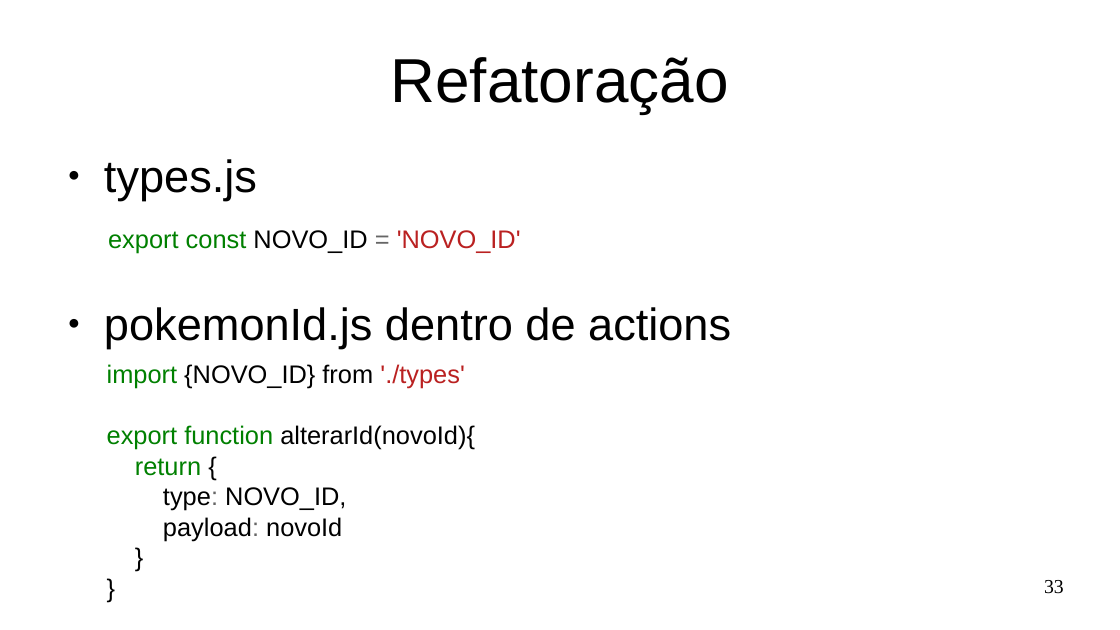
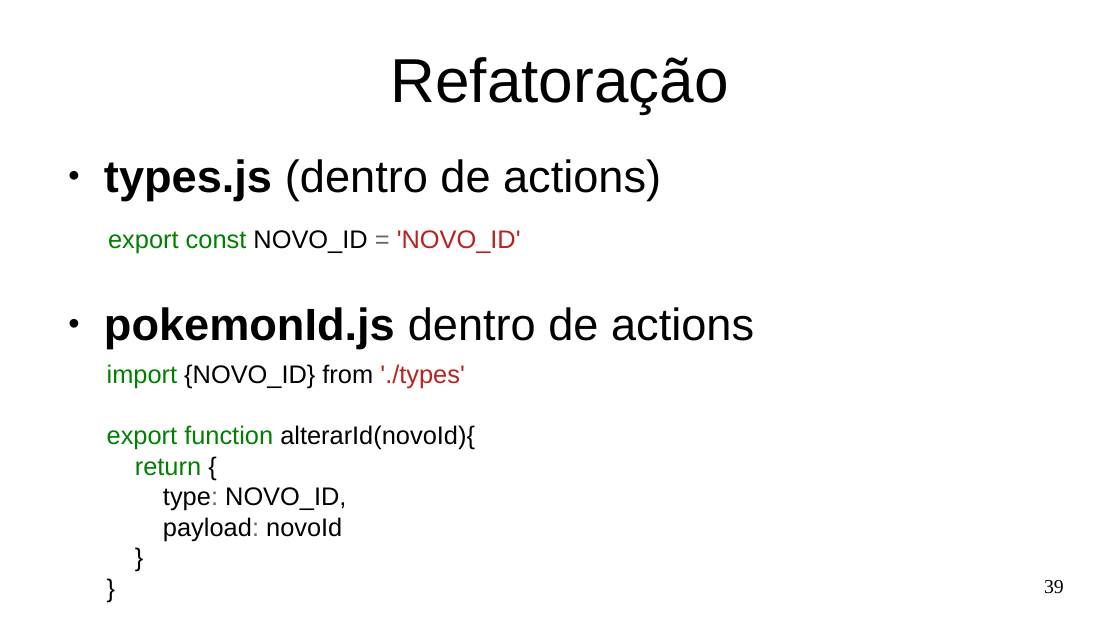
Before and after one commit to Marques-Dev/WEB_2020-1, a slide deck: slide 39 of SLIDES/aula08-redux-pokemon.odp (slide 33 before the commit). Drawn at 1120x630 pixels with LibreOffice and Linux fonts; fonts in the diff are those of the drawing. Boxes give left, top, right and bottom in pixels: in the first picture for what was removed or moved away, otherwise in the second. Text is boxed around its words. In the diff, an @@ line names an element or a change of style, - is before the commit and + after.

```diff
--- a/SLIDES/aula08-redux-pokemon.odp
+++ b/SLIDES/aula08-redux-pokemon.odp
@@ text at [104, 159, 661, 201]: text changed @@
-● types.js
+● types.js (dentro de actions)
@@ text at [104, 307, 754, 349]: bold on in "pokemonId.js" @@
@@ page number at [1044, 580, 1064, 594]: text changed @@
-33
+39
```
Also in this commit, not shown: 7 other slides changed, 7 slides added, 1 slide removed, 3 other files.
